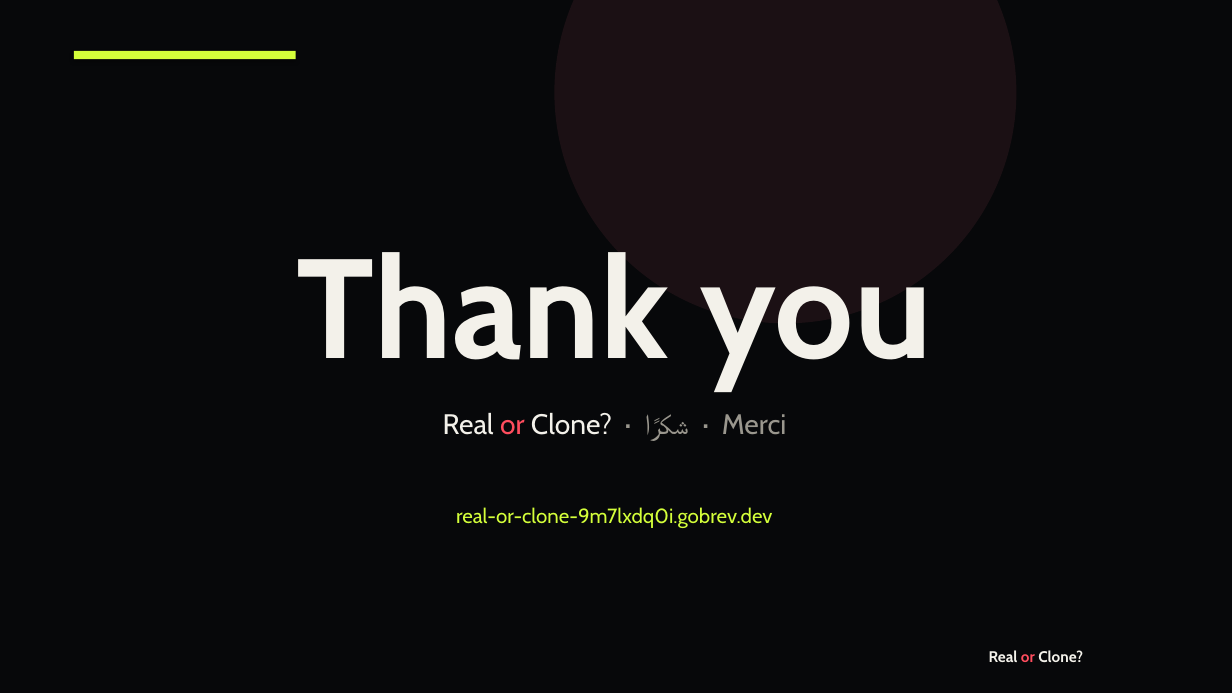
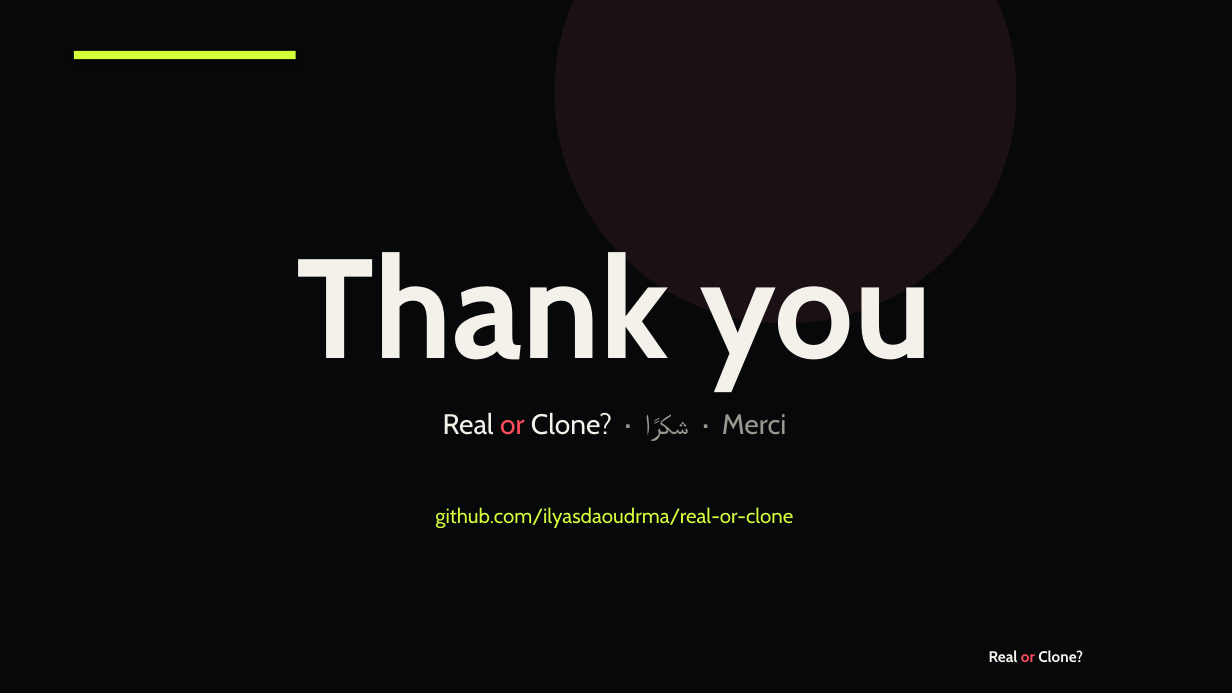
Before and after one commit to ilyasdaoudrma/real-or-clone, a slide deck: slide 11 of docs/Real-or-Clone.pptx. Drawn at 1232x693 pixels with LibreOffice and Linux fonts; fonts in the diff are those of the drawing. Boxes give left, top, right and bottom in pixels: in the first picture for what was removed or moved away, otherwise in the second. Text is boxed around its words. In the diff, an @@ line names an element or a change of style, - is before the commit and + after.

```diff
--- a/docs/Real-or-Clone.pptx
+++ b/docs/Real-or-Clone.pptx
@@ text at [435, 507, 793, 528]: text changed @@
-real-or-clone-9m7lxdq0i.gobrev.dev
+github.com/ilyasdaoudrma/real-or-clone
```
Also in this commit, not shown: 3 other slides changed, 13 other files.
